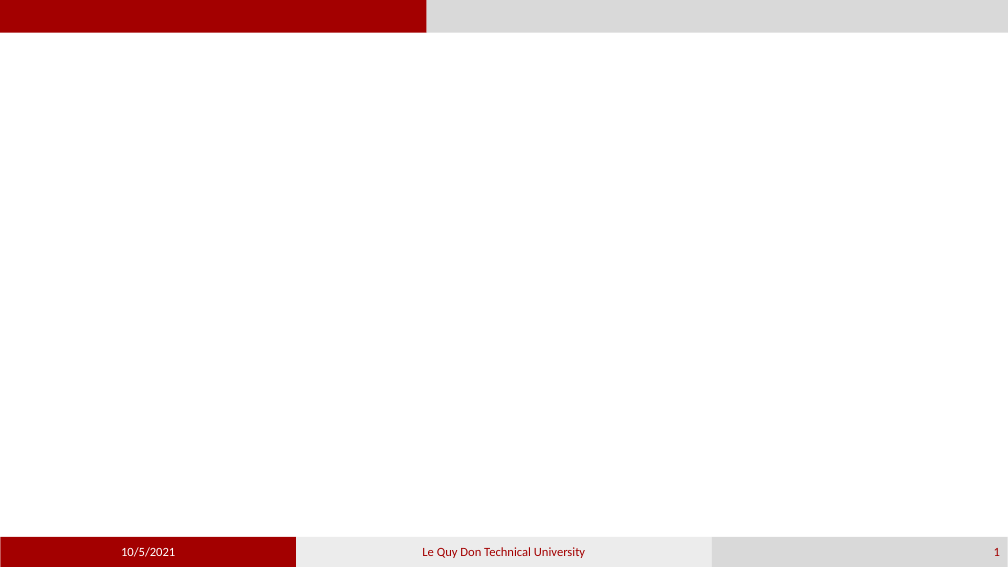
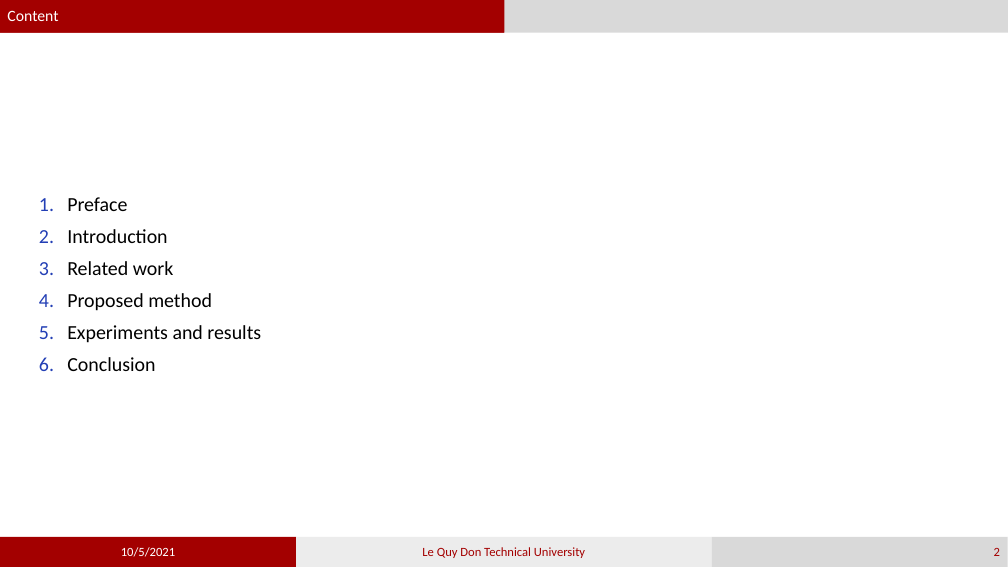
Before and after one commit to phamvandan/graduated-thesis-2021, a slide deck: slide 2 of my_template.pptx (slide 1 before the commit). Drawn at 1008x567 pixels with LibreOffice and Linux fonts; fonts in the diff are those of the drawing. Boxes give left, top, right and bottom in pixels: in the first picture for what was removed or moved away, otherwise in the second. Text is boxed around its words. In the diff, an @@ line names an element or a change of style, - is before the commit and + after.

```diff
--- a/my_template.pptx
+++ b/my_template.pptx
@@ rectangle: place and size @@
-rectangle at bbox=[0, 0, 426, 33]
+rectangle at bbox=[0, 0, 504, 33]
@@ text added at bbox=[0, 0, 504, 33], fill #A30000, 15 pt, text #FFFFFF @@
+Content
@@ rectangle: place and size @@
-rectangle at bbox=[426, 0, 1008, 33]
+rectangle at bbox=[504, 0, 1008, 33]
@@ text added at bbox=[67, 197, 261, 371], 19 pt, text #000000 @@
+1. Preface
+2. Introduction
+3. Related work
+4. Proposed method
+5. Experiments and results
+6. Conclusion
@@ page number at bbox=[994, 548, 1000, 556]: text changed @@
-1
+2
```
Also in this commit, not shown: 4 slides added, 1 other file.
